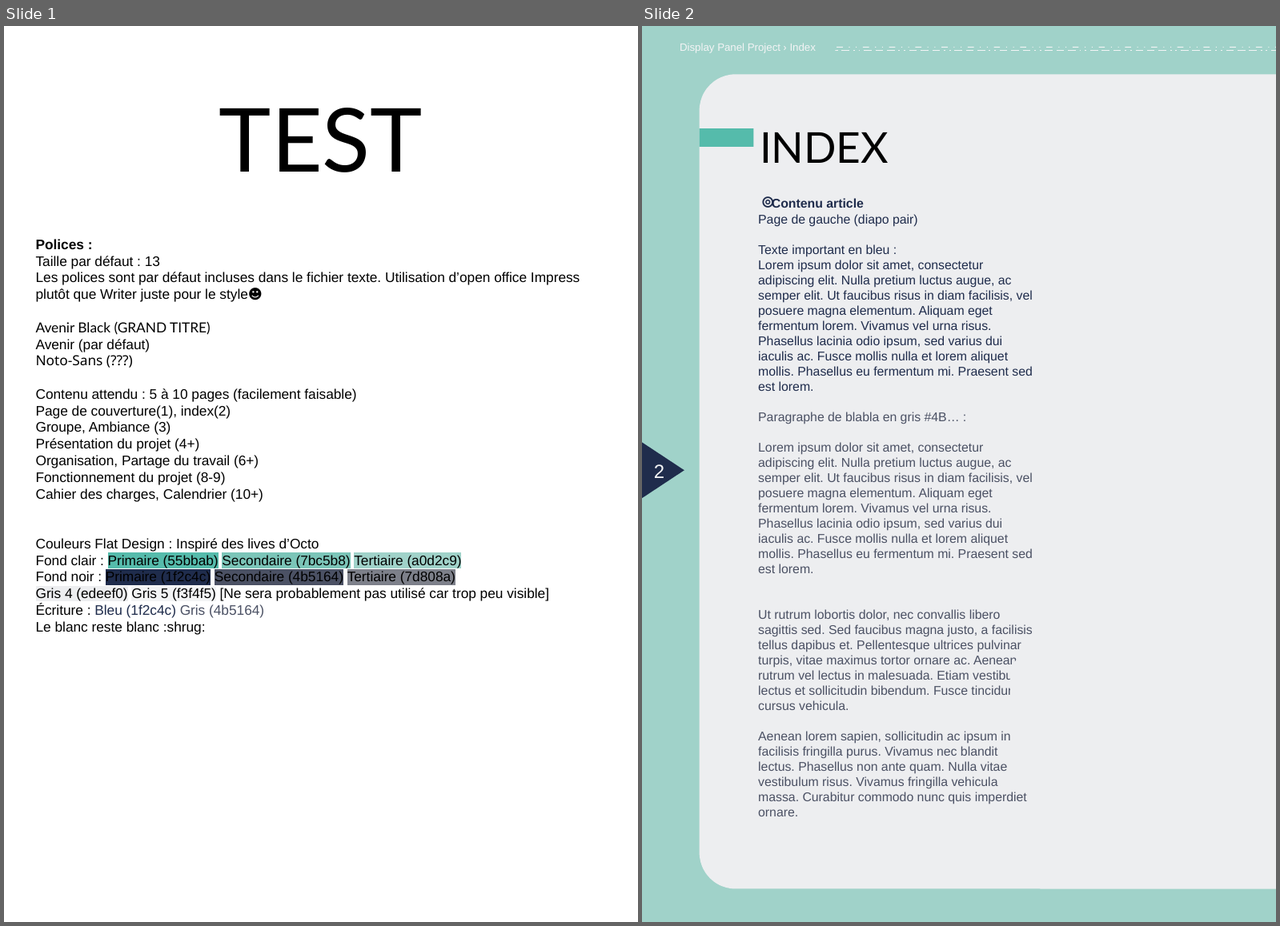
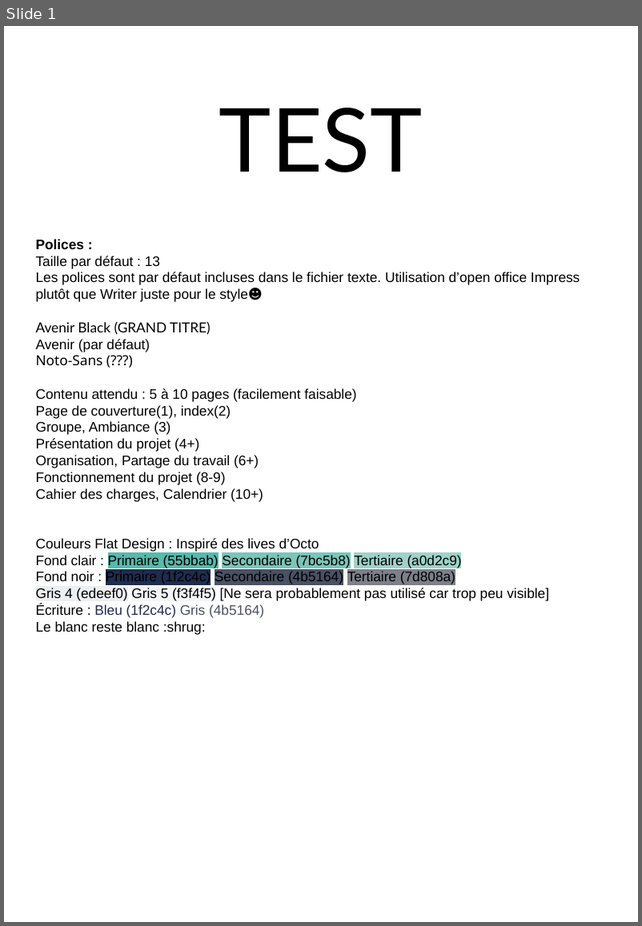
Before and after one commit to LoganTann/panneau, a slide deck: compte-rendu/CR_papier.odp. Shown side by side, each under a label of ours: slides 1 and 2 before the commit, slide 1 after it. The pictures are 1280x926 and 642x926 pixels, drawn with LibreOffice and Linux fonts; fonts in the diff are those of the drawing. Boxes give left, top, right and bottom in pixels: in the first picture for what was removed or moved away, otherwise in the second. Text is boxed around its words. In the diff, an @@ line names an element or a change of style, - is before the commit and + after.

```diff
--- a/compte-rendu/CR_papier.odp
+++ b/compte-rendu/CR_papier.odp
@@ slide 2 removed at bbox=[642, 26, 1276, 922], background #A0D2C9 @@
@@ line removed from (1276, 48) to (672, 48) @@
@@ text removed at bbox=[680, 43, 816, 53] @@
-Display Panel Project › Index
@@ line removed from (672, 50) to (1276, 50) @@
@@ freeform shape removed at bbox=[700, 74, 1276, 888] @@
@@ rectangle removed at bbox=[700, 128, 754, 147] @@
@@ title removed at bbox=[760, 132, 888, 163] @@
-INDEX
@@ text removed at bbox=[758, 198, 1033, 816] @@
-⌾ Contenu article
-Page de gauche (diapo pair)
-Texte important en bleu :
-Lorem ipsum dolor sit amet, consectetur adipiscing elit. Nulla pretium luctus augue, ac semper elit. Ut faucibus risus in diam facilisis, vel posuere magna elementum. Aliquam eget fermentum lorem. Vivamus vel urna risus. Phasellus lacinia odio ipsum, sed varius dui iaculis ac. Fusce mollis nulla et lorem aliquet mollis. Phasellus eu fermentum mi. Praesent sed est lorem.
-Paragraphe de blabla en gris #4B… :
-Lorem ipsum dolor sit amet, consectetur adipiscing elit. Nulla pretium luctus augue, ac semper elit. Ut faucibus risus in diam facilisis, vel posuere magna elementum. Aliquam eget fermentum lorem. Vivamus vel urna risus. Phasellus lacinia odio ipsum, sed varius dui iaculis ac. Fusce mollis nulla et lorem aliquet mollis. Phasellus eu fermentum mi. Praesent sed est lorem.
-Ut rutrum lobortis dolor, nec convallis libero sagittis sed. Sed faucibus magna justo, a facilisis tellus dapibus et. Pellentesque ultrices pulvinar turpis, vitae maximus tortor ornare ac. Aenean rutrum vel lectus in malesuada. Etiam vestibulum lectus et sollicitudin bibendum. Fusce tincidunt cursus vehicula.
-Aenean lorem sapien, sollicitudin ac ipsum in, facilisis fringilla purus. Vivamus nec blandit lectus. Phasellus non ante quam. Nulla vitae vestibulum risus. Vivamus fringilla vehicula massa. Curabitur commodo nunc quis imperdiet ornare.
@@ triangle removed at bbox=[642, 442, 684, 498] @@
@@ page number removed at bbox=[654, 464, 664, 478] @@
-2
@@ rounded rectangle removed at bbox=[1010, 653, 1215, 780] @@
```
Also in this commit, not shown: 1 slide changed, 3 slides added.
